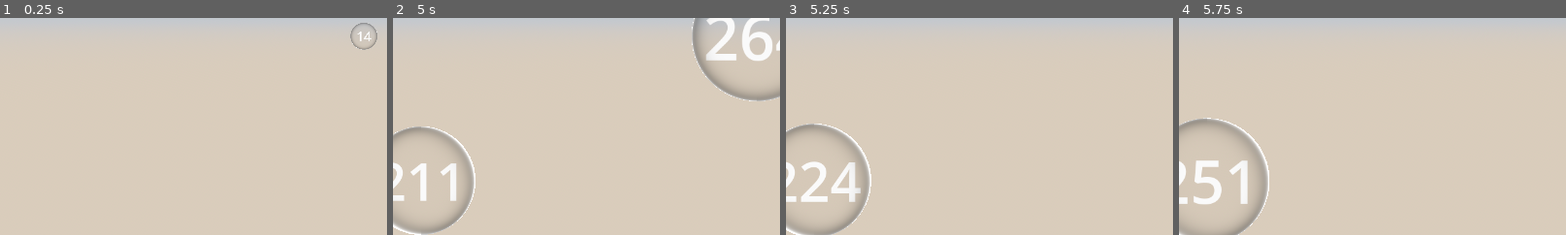
Above: before the commit, frames 1-4 (left to right).
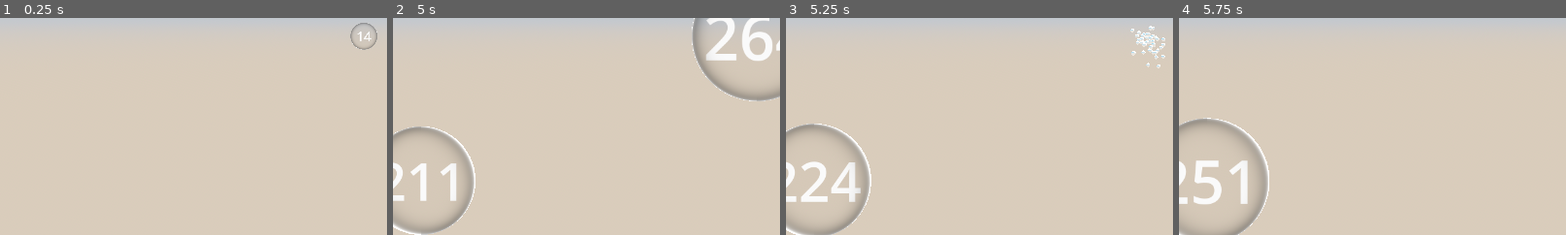
Above: after the commit, the same moments.

Repository: kominaaa/scorepopping
Game: Godot game, scene res://scenes/main.tscn
Two runs of this game, one before a commit and one after it. Both use one fixed random seed, a clock stepped at 60 frames per second and the inputs below.
Inputs (mouse positions are % of the whole screen's width and height, from its top left):
- Up to frame 1 (0.25 s): no input
- Up to frame 2 (5 s): move the mouse to (72, 45) at 0.52 s; click (72, 45) at 0.67 s; move the mouse to (30, 55) at 1.27 s; click (30, 55) at 1.42 s; move the mouse to (60, 28) at 2.02 s; click (60, 28) at 2.17 s; move the mouse to (45, 70) at 2.77 s; click (45, 70) at 2.92 s; move the mouse to (80, 65) at 3.52 s; click (80, 65) at 3.67 s; move the mouse to (20, 35) at 4.27 s; click (20, 35) at 4.42 s
- Up to frame 3 (5.25 s): move the mouse to (55, 50) at 5.02 s; click (55, 50) at 5.17 s
- Up to frame 4 (5.75 s): no input
The pictures show only the part of the screen within x 7-57%, y 49-99%; the shares and areas given below are measured in that part.

Frames 1-2 are identical in both runs. In frame 3, 0.5% of the frame differs, in the area x 88-98%, y 3-24%; in frame 4, nothing differs.

Commit message:
pop particles base implémented

Diff:
--- /dev/null
+++ b/scenes/Pop_particles.tscn
@@ -0,0 +1,43 @@
+[gd_scene load_steps=7 format=3 uid="uid://cjfx7vcbemlqa"]
+
+[ext_resource type="Script" path="res://scripts/pop_particles.gd" id="1_1171a"]
+
+[sub_resource type="Curve" id="Curve_ptyhd"]
+_data = [Vector2(0, 1), 0.0, 0.0, 0, 0, Vector2(1, 0), -2.75962, 0.0, 0, 0]
+point_count = 2
+
+[sub_resource type="CurveTexture" id="CurveTexture_6qkgq"]
+curve = SubResource("Curve_ptyhd")
+
+[sub_resource type="ParticleProcessMaterial" id="ParticleProcessMaterial_njt2l"]
+emission_shape_scale = Vector3(0.01, 0.01, 0.01)
+emission_shape = 2
+emission_sphere_radius = 1.0
+angle_min = 1.07288e-05
+angle_max = 1.00001
+direction = Vector3(1, 1, 1)
+spread = 180.0
+initial_velocity_max = 1.0
+scale_curve = SubResource("CurveTexture_6qkgq")
+
+[sub_resource type="StandardMaterial3D" id="StandardMaterial3D_l4m2b"]
+
+[sub_resource type="SphereMesh" id="SphereMesh_xjomd"]
+material = SubResource("StandardMaterial3D_l4m2b")
+radius = 0.005
+height = 0.01
+radial_segments = 4
+rings = 4
+
+[node name="Node3D" type="Node3D" node_paths=PackedStringArray("particles")]
+script = ExtResource("1_1171a")
+particles = NodePath("GPUParticles3D")
+
+[node name="GPUParticles3D" type="GPUParticles3D" parent="."]
+emitting = false
+amount = 50
+lifetime = 0.1
+one_shot = true
+explosiveness = 1.0
+process_material = SubResource("ParticleProcessMaterial_njt2l")
+draw_pass_1 = SubResource("SphereMesh_xjomd")
--- a/scenes/bubble_01.tscn
+++ b/scenes/bubble_01.tscn
@@ -3,8 +3,8 @@
 [ext_resource type="Script" path="res://scripts/bubble_script.gd" id="1_fppde"]
 [ext_resource type="Material" uid="uid://dvm1rob5rkjdb" path="res://materials/bubble_material.material" id="1_xgug0"]
 [ext_resource type="Texture2D" uid="uid://itvdh01i0vjw" path="res://materials/gradient_color.tres" id="2_jhad4"]
+[ext_resource type="PackedScene" uid="uid://cjfx7vcbemlqa" path="res://scenes/Pop_particles.tscn" id="3_7k5ht"]
 [ext_resource type="Script" path="res://scripts/bubble_static_body_3d.gd" id="3_vc674"]
-[ext_resource type="PackedScene" uid="uid://d4c2see10di6e" path="res://scenes/bubble_pop_particles_3d.tscn" id="5_qqji5"]
 
 [sub_resource type="SphereMesh" id="SphereMesh_xdfes"]
 material = ExtResource("1_xgug0")
@@ -16,7 +16,7 @@
 gradient_texture = ExtResource("2_jhad4")
 label_3d = NodePath("BubbleStaticBody3D/BubbleLabel3D")
 bubble_mesh = NodePath("BubbleStaticBody3D/BubbleMeshInstance3D")
-explosion_scene = ExtResource("5_qqji5")
+explosion_scene = ExtResource("3_7k5ht")
 static_body = NodePath("BubbleStaticBody3D")
 
 [node name="BubbleStaticBody3D" type="StaticBody3D" parent="."]
--- a/scenes/bubble_pop_particles_3d.tscn
+++ b/scenes/bubble_pop_particles_3d.tscn
@@ -1,7 +1,6 @@
 [gd_scene load_steps=4 format=3 uid="uid://d4c2see10di6e"]
 
 [sub_resource type="ParticleProcessMaterial" id="ParticleProcessMaterial_njh6b"]
-emission_shape_scale = Vector3(0.001, 0.001, 0.001)
 emission_shape = 2
 emission_sphere_radius = 1.0
 direction = Vector3(1, 1, 1)
@@ -13,15 +12,14 @@
 
 [sub_resource type="SphereMesh" id="SphereMesh_6u74c"]
 material = SubResource("StandardMaterial3D_bqix7")
-radius = 0.003
-height = 0.006
+radius = 0.02
+height = 0.04
 radial_segments = 4
 rings = 2
 
 [node name="BubblePopGPUParticles3D" type="GPUParticles3D"]
 emitting = false
 amount = 300
-lifetime = 0.05
 one_shot = true
 explosiveness = 1.0
 process_material = SubResource("ParticleProcessMaterial_njh6b")
--- a/scripts/bubble_script.gd
+++ b/scripts/bubble_script.gd
@@ -8,9 +8,9 @@
 @export var label_3d: Label3D
 @export var bubble_mesh: MeshInstance3D
 @export var explosion_scene: PackedScene
-@export var static_body: StaticBody3D  # Le StaticBody3D pour les clics
+@export var static_body: StaticBody3D
 
-signal bubble_destroyed(bubble: Node3D)  # Signal pour notifier le spawner
+signal bubble_destroyed(bubble: Node3D)
 
 func _ready():
 	scale = Vector3(1, 1, 1)
@@ -46,10 +46,12 @@
 			material.set_shader_parameter("fresnel_color", color)
 
 func _on_bubble_clicked(impact_pos: Vector3) -> void:
-	# Instancier l'explosion
 	if explosion_scene:
+		# Instancier la scène d'explosion
 		var explosion = explosion_scene.instantiate()
-		explosion.global_transform.origin = impact_pos
+
+		# Placer l'explosion à l'origine de la bulle
+		explosion.global_transform.origin = self.global_transform.origin
 		get_tree().current_scene.add_child(explosion)
 
 	# Déconnecter le signal pour éviter des erreurs
--- /dev/null
+++ b/scripts/pop_particles.gd
@@ -0,0 +1,16 @@
+extends Node3D
+
+@export var particles : GPUParticles3D
+
+func _ready():
+	# Démarrer les particules (si nécessaire)
+	if particles and not particles.emitting:
+		particles.emitting = true
+
+	# Créer un Timer pour supprimer l'explosion après sa durée de vie
+	var timer = Timer.new()
+	timer.one_shot = true
+	timer.wait_time = particles.lifetime  # Durée de vie définie dans l'éditeur
+	timer.timeout.connect(queue_free)
+	add_child(timer)
+	timer.start()
